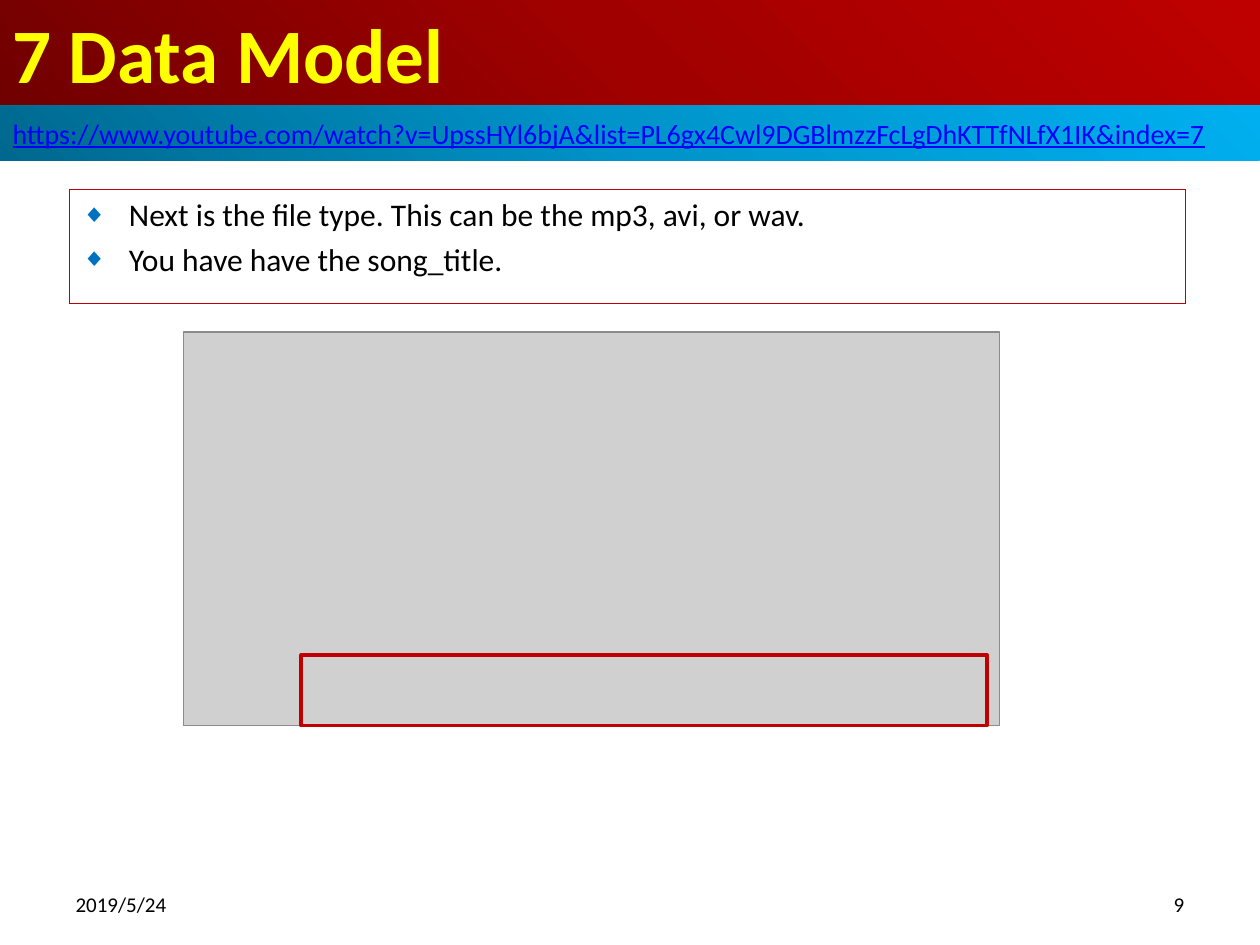
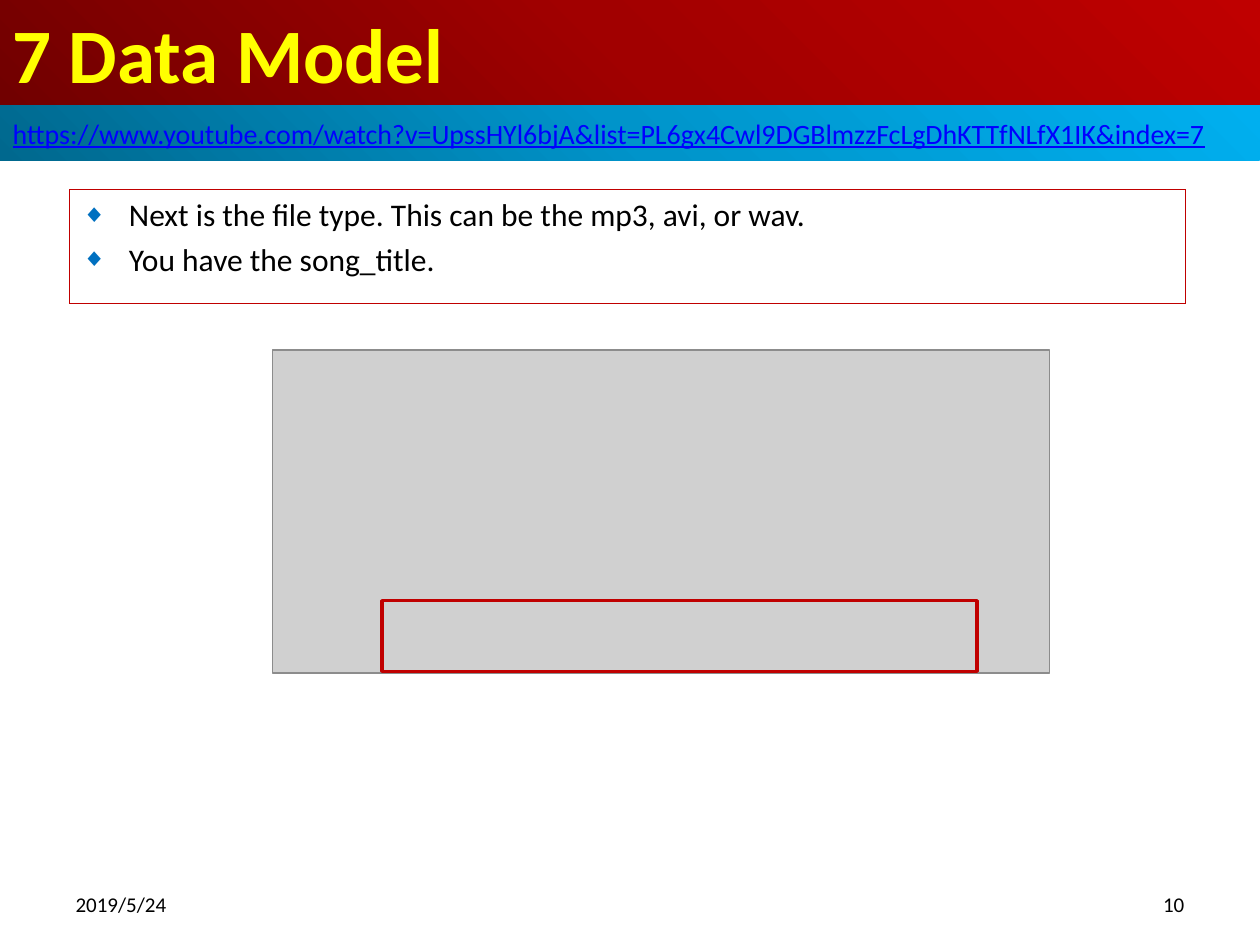
Before and after one commit to peterhchen/500-Django-Basic, a slide deck: slide 10 of 07_DataModel/07_DataModel.pptx (slide 9 before the commit). Drawn at 1260x945 pixels with LibreOffice and Linux fonts; fonts in the diff are those of the drawing; grey boxes stand for pictures. Boxes give left, top, right and bottom in pixels: in the first picture for what was removed or moved away, otherwise in the second. Text is boxed around its words. In the diff, an @@ line names an element or a change of style, - is before the commit and + after.

Commit message:
Activated Model

```diff
--- a/07_DataModel/07_DataModel.pptx
+++ b/07_DataModel/07_DataModel.pptx
@@ subtitle at bbox=[129, 249, 435, 277]: text changed @@
-◆ You have have the song_title.
+◆ You have the song_title.
@@ picture: place and size @@
-picture at bbox=[184, 331, 1000, 724]
+picture at bbox=[273, 350, 1051, 673]
@@ rectangle: place and size @@
-rectangle at bbox=[301, 655, 987, 726]
+rectangle at bbox=[382, 601, 976, 672]
@@ page number at bbox=[1163, 898, 1184, 912]: text changed @@
-9
+10
```
Also in this commit, not shown: 6 other slides changed, 1 slide added, 13 other files.
